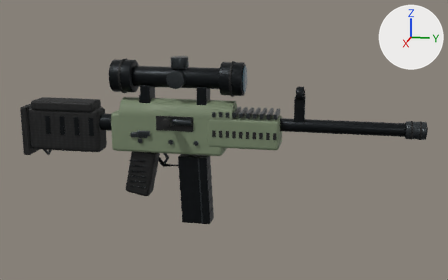
Two versions of the glTF model models/csgo/scout.glb, one commit apart.
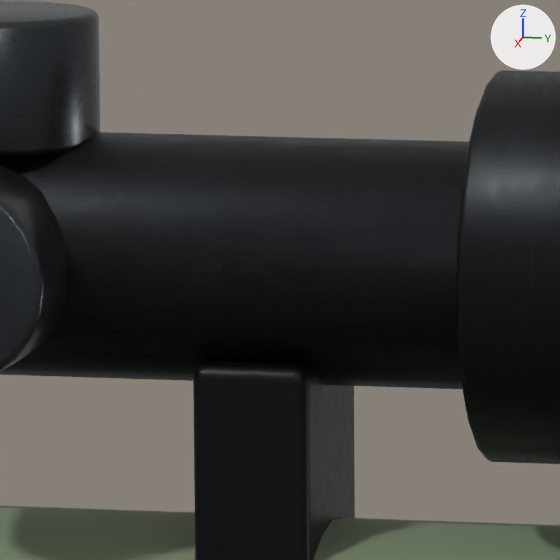
The first picture shows the older version from a 50 mm camera at (1.494, 0.481, 0.363) aimed at (0.01, 0.184, -0.008). The close-ups show the older and then the newer version on the part from 40% to 51% of the width and 20% to 37% of the height of that picture. Only the edits that show in the close-ups are written down. Arrows for +X, +Y and +Z are at upper right; the lights stay in place. Where no turn or scale is listed for an object, it has been applied to the vertices. Vertices at exactly the same position are counted once.

The first close-up shows 'weapon_Machined edges', 'weapon_Olive rifle finish', 'weapon_Parkerized steel'.
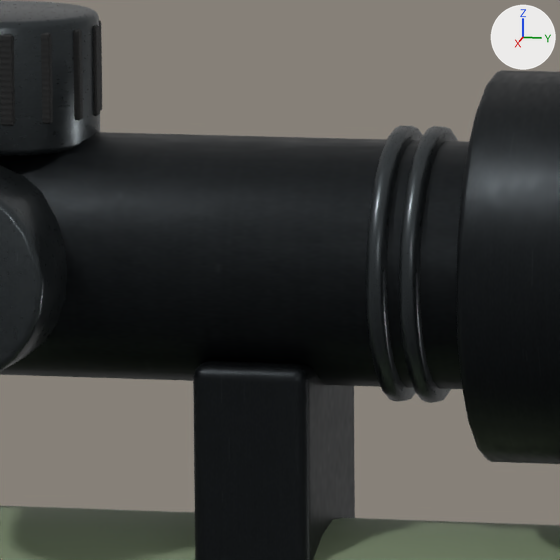
The change, as a list of edits to the scene's bpy script:
```text
Change me_cylinder_001:
    used by ob_weapon_machined_edges; location = (0.041, 0.075, 0.04)
    remove me_cylinder_001.from_pydata(...)  # 3612 vertices, 7040 faces; spans x -0.09..0.008, y -0.388..0.593, z -0.27..0.156
    add me_cylinder_001.from_pydata(...)  # 3900 vertices, 7608 faces; spans x -0.09..0.008, y -0.388..0.593, z -0.27..0.156
    me_cylinder_001 part 1: the loose piece of 144 vertices spanning x -0.062..-0.02, y 0.546..0.593, z -0.026..0.016 is copied, and the copy is scaled about its middle by (1.39, 0.0599, 1.39), then moved by (0.0, -0.479, 0.11); it spans x -0.07..-0.012, y 0.088..0.092, z 0.076..0.134
    me_cylinder_001 part 2: the loose piece of 144 vertices spanning x -0.062..-0.02, y 0.546..0.593, z -0.026..0.016 is copied, and the copy is scaled about its middle by (1.39, 0.0599, 1.39), then moved by (0.0, -0.486, 0.11); it spans x -0.07..-0.012, y 0.081..0.085, z 0.076..0.134
Change me_cylinder_008:
    used by ob_weapon_polymer; location = (0.0, 0.634, 0.035)
    remove me_cylinder_008.from_pydata(...)  # 2920 vertices, 5716 faces; spans x -0.044..0.084, y -0.989..0.036, z -0.203..0.154
    add me_cylinder_008.from_pydata(...)  # 4744 vertices, 9292 faces; spans x -0.044..0.084, y -0.989..0.036, z -0.203..0.158
    me_cylinder_008 part 3: the loose piece of 96 vertices spanning x -0.029..0.029, y -0.974..-0.774, z -0.091..0.024 is copied, and the copy is scaled about its middle by (0.0542, 0.0132, 0.18), then moved by (0.019, 0.318, 0.182); it spans x 0.018..0.021, y -0.557..-0.554, z 0.139..0.158
    me_cylinder_008 part 4: the loose piece of 96 vertices spanning x -0.029..0.029, y -0.974..-0.774, z -0.091..0.024 is copied, and the copy is scaled about its middle by (0.0542, 0.0132, 0.18), then moved by (0.008, 0.329, 0.182); it spans x 0.007..0.01, y -0.546..-0.543, z 0.139..0.158
    me_cylinder_008 part 5: the loose piece of 96 vertices spanning x -0.033..0.033, y -0.989..-0.971, z -0.105..0.025 is copied, and the copy is scaled about its middle by (0.04, 0.178, 0.147), then moved by (0.0, 0.437, 0.189); it spans x -0.002..0.002, y -0.545..-0.542, z 0.139..0.158
    me_cylinder_008 part 6: the loose piece of 96 vertices spanning x -0.029..0.029, y -0.974..-0.774, z -0.091..0.024 is copied, and the copy is scaled about its middle by (0.0542, 0.0132, 0.18), then moved by (-0.008, 0.329, 0.182); it spans x -0.01..-0.007, y -0.546..-0.543, z 0.139..0.158
    other edits to the shape of me_cylinder_008 do not show in these pictures
```

Pixel boxes [x1, y1, x2, y2] of what changed, in the close-ups (560 x 560 px):
'weapon_Machined edges', reshaped
    before: [0, 1, 100, 371]
    after: [0, 1, 458, 403]
'weapon_Polymer', reshaped (not visible before)
    after: [0, 21, 102, 126]
part 1 of me_cylinder_001, added
    after: [399, 126, 458, 403]
part 2 of me_cylinder_001, added
    after: [366, 126, 423, 402]
part 3 of me_cylinder_008, added
    after: [0, 34, 15, 126]
part 4 of me_cylinder_008, added
    after: [73, 29, 83, 121]
part 5 of me_cylinder_008, added
    after: [93, 25, 100, 116]
part 6 of me_cylinder_008, added
    after: [99, 21, 102, 110]
